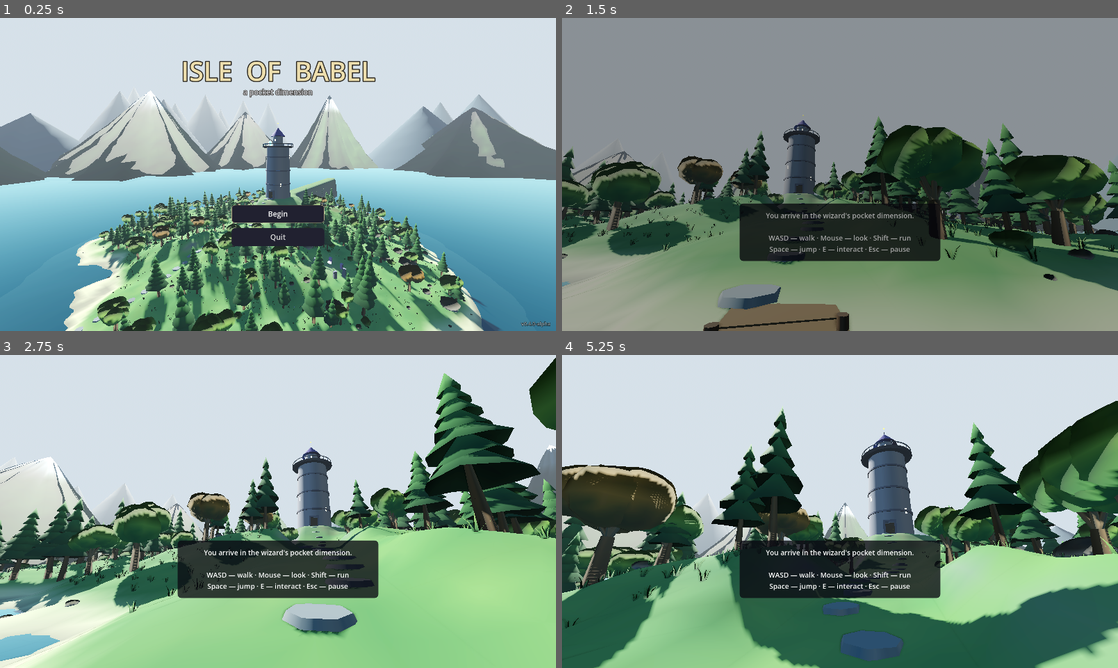
Above: before the commit, frames 1-4 (two rows, left to right).
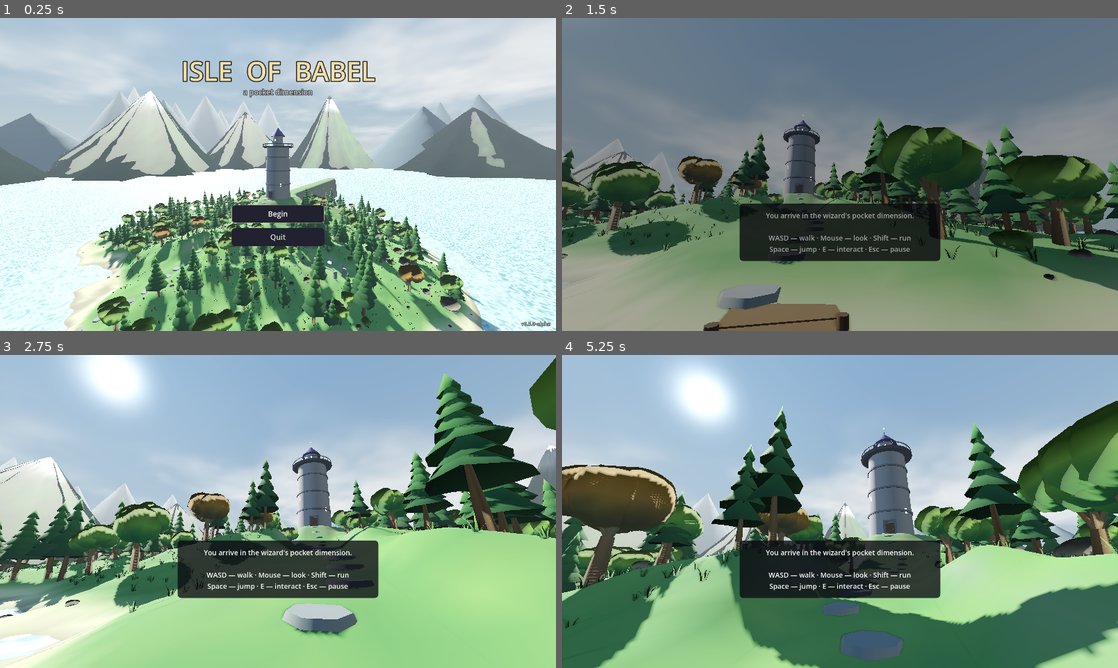
Above: after the commit, the same moments.

Repository: acaylor/isle-of-babel
Game: Godot game, scene res://scenes/island.tscn
The game is run twice, just before and just after one commit, with the same random seed, the same clock (stepped at 60 frames per second) and the same inputs.
Inputs (mouse positions are in pixels of both pictures, inside the frame that each line leads up to):
- Up to frame 1 (0.25 s): no input
- Up to frame 2 (1.5 s): click "Begin" at 0.5 s; move the mouse to (867, 174) at 1.27 s; hold W (move_forward) from 1.28 s (still down); hold F (flip) from 1.28 s (still down)
- Up to frame 3 (2.75 s): keep holding W (move_forward); tap Space (jump) at 1.52, 1.82, 2.27, 2.57 s; move the mouse to (250, 511) at 2.02 s; release F (flip) at 2.03 s; tap E (interact) at 2.1 s
- Up to frame 4 (5.25 s): keep holding W (move_forward); move the mouse to (851, 505) at 2.77 s; hold Shift (sprint) 2.78-3.53 s; move the mouse to (834, 517) at 3.52 s; tap Q (summon) at 3.6 s; tap Space (jump) at 3.77, 4.07, 4.52, 4.82 s; move the mouse to (878, 514) at 4.27 s; hold F (flip) 4.28-5.03 s; move the mouse to (795, 508) at 5.02 s; tap E (interact) at 5.1 s

The runs differ from the first frame. In frame 1, 36% of the frame differs, in the area x 0-100%, y 0-100%; in frame 2, 30%; in frame 3, 32%; in frame 4, 34%.

Commit message:
Visual fidelity 1+2: depth-aware water and a procedural sky
Adds docs/VISUAL_FIDELITY.md, a six-item rendering roadmap, and lands
the first two items:

Water (shaders/water.gdshader): shallow->deep color now follows real
water-column depth read from the depth texture; a noise-broken foam
band laps where water meets terrain, replacing the hard polygon shore
edge; analytic swell + ripple gradients feed the normal so sun glints
and sky reflections shimmer instead of banding.

Sky (shaders/sky.gdshader, via Forge.sky()): drifting fbm clouds with
sun-facing lit edges, a sun disc with halo, horizon haze; island and
forest keep separate palettes (heavier cover over the old forest).
Both scenes also set fog_sky_affect low - the default 1.0 was
repainting the whole sky in fog color, which is why it always
rendered as a flat pale wash.

Verified by captures (dock, voyage, forest clearing, jetty, sky) and
the full smoke suite (SMOKE OK). Starts 0.5.0-alpha.

Co-Authored-By: Claude Fable 5 <noreply@anthropic.com>
Claude-Session: https://claude.ai/code/session_015F88J5raUWELhWR8UkyXCZ

Diff:
--- a/autoload/game.gd
+++ b/autoload/game.gd
@@ -3,7 +3,7 @@
 ## the spawn point the next scene should place the player at, and the
 ## pause menu.
 
-const VERSION := "0.4.0-alpha"
+const VERSION := "0.5.0-alpha"
 const FADE_OUT := 0.45
 const FADE_IN := 0.7
 
--- a/scenes/forest.gd
+++ b/scenes/forest.gd
@@ -318,20 +318,16 @@
 
 func _build_environment() -> void:
 	var env := Environment.new()
-	var sky_mat := ProceduralSkyMaterial.new()
-	sky_mat.sky_top_color = Color(0.22, 0.39, 0.58)
-	sky_mat.sky_horizon_color = Color(0.72, 0.75, 0.68)
-	sky_mat.ground_bottom_color = Color(0.10, 0.14, 0.14)
-	sky_mat.ground_horizon_color = Color(0.62, 0.66, 0.60)
-	var sky := Sky.new()
-	sky.sky_material = sky_mat
 	env.background_mode = Environment.BG_SKY
-	env.sky = sky
+	# Heavier cover than the island: the old forest sits under a brooding sky.
+	env.sky = Forge.sky(Color(0.22, 0.39, 0.58), Color(0.72, 0.75, 0.68), Color(0.10, 0.14, 0.14), Color(0.62, 0.66, 0.60), 0.58)
 	env.tonemap_mode = Environment.TONE_MAPPER_FILMIC
 	env.glow_enabled = true
 	env.fog_enabled = true
 	env.fog_light_color = Color(0.68, 0.75, 0.74)
 	env.fog_density = 0.0005
+	# See island.gd: full sky_affect would erase the sky shader's work.
+	env.fog_sky_affect = 0.25
 	env.ssao_enabled = true
 	var we := WorldEnvironment.new()
 	we.environment = env
--- a/scenes/island.gd
+++ b/scenes/island.gd
@@ -174,20 +174,16 @@
 
 func _build_environment() -> void:
 	var env := Environment.new()
-	var sky_mat := ProceduralSkyMaterial.new()
-	sky_mat.sky_top_color = Color(0.23, 0.41, 0.62)
-	sky_mat.sky_horizon_color = Color(0.74, 0.76, 0.70)
-	sky_mat.ground_bottom_color = Color(0.12, 0.16, 0.18)
-	sky_mat.ground_horizon_color = Color(0.66, 0.69, 0.64)
-	var sky := Sky.new()
-	sky.sky_material = sky_mat
 	env.background_mode = Environment.BG_SKY
-	env.sky = sky
+	env.sky = Forge.sky(Color(0.23, 0.41, 0.62), Color(0.74, 0.76, 0.70), Color(0.12, 0.16, 0.18), Color(0.66, 0.69, 0.64), 0.45)
 	env.tonemap_mode = Environment.TONE_MAPPER_FILMIC
 	env.glow_enabled = true
 	env.fog_enabled = true
 	env.fog_light_color = Color(0.72, 0.78, 0.83)
 	env.fog_density = 0.0004
+	# Default 1.0 repaints the whole sky in fog color, erasing the gradient
+	# and clouds; keep just enough for horizon haze.
+	env.fog_sky_affect = 0.2
 	env.ssao_enabled = true
 	var we := WorldEnvironment.new()
 	we.environment = env
--- a/scripts/forge.gd
+++ b/scripts/forge.gd
@@ -81,6 +81,20 @@
 	body.position = pos
 	return body
 
+## A Sky driven by the procedural sky shader — drifting fbm clouds, a sun
+## disc with halo, horizon haze — colored per scene.
+static func sky(top: Color, horizon: Color, ground_bottom: Color, ground_horizon: Color, coverage := 0.45) -> Sky:
+	var m := ShaderMaterial.new()
+	m.shader = load("res://shaders/sky.gdshader")
+	m.set_shader_parameter("top_color", top)
+	m.set_shader_parameter("horizon_color", horizon)
+	m.set_shader_parameter("ground_bottom_color", ground_bottom)
+	m.set_shader_parameter("ground_horizon_color", ground_horizon)
+	m.set_shader_parameter("cloud_coverage", coverage)
+	var s := Sky.new()
+	s.sky_material = m
+	return s
+
 static func omni(parent: Node, color: Color, energy: float, light_range: float, pos: Vector3) -> OmniLight3D:
 	var l := OmniLight3D.new()
 	l.light_color = color
--- /dev/null
+++ b/shaders/sky.gdshader
@@ -0,0 +1,71 @@
+shader_type sky;
+
+uniform vec3 top_color: source_color = vec3(0.23, 0.41, 0.62);
+uniform vec3 horizon_color: source_color = vec3(0.74, 0.76, 0.70);
+uniform vec3 ground_bottom_color: source_color = vec3(0.12, 0.16, 0.18);
+uniform vec3 ground_horizon_color: source_color = vec3(0.66, 0.69, 0.64);
+uniform vec3 cloud_color: source_color = vec3(0.99, 0.98, 0.95);
+uniform vec3 cloud_shadow_color: source_color = vec3(0.62, 0.67, 0.72);
+uniform float cloud_coverage: hint_range(0.0, 1.0) = 0.45;
+uniform float cloud_drift = 0.006;
+
+float hash(vec2 p) {
+	return fract(sin(dot(p, vec2(127.1, 311.7))) * 43758.5453);
+}
+
+float vnoise(vec2 p) {
+	vec2 i = floor(p);
+	vec2 f = fract(p);
+	vec2 u = f * f * (3.0 - 2.0 * f);
+	return mix(
+		mix(hash(i), hash(i + vec2(1, 0)), u.x),
+		mix(hash(i + vec2(0, 1)), hash(i + vec2(1, 1)), u.x), u.y);
+}
+
+float fbm(vec2 p) {
+	float v = 0.0;
+	float a = 0.5;
+	for (int i = 0; i < 5; i++) {
+		v += vnoise(p) * a;
+		p = p * 2.13 + vec2(31.7, -17.3);
+		a *= 0.5;
+	}
+	return v;
+}
+
+void sky() {
+	vec3 dir = EYEDIR;
+	vec3 col;
+	if (dir.y < 0.0) {
+		col = mix(ground_horizon_color, ground_bottom_color, clamp(-dir.y * 2.5, 0.0, 1.0));
+	} else {
+		col = mix(horizon_color, top_color, pow(clamp(dir.y, 0.0, 1.0), 0.42));
+
+		if (LIGHT0_ENABLED) {
+			float sun_amount = clamp(dot(dir, LIGHT0_DIRECTION), 0.0, 1.0);
+			// Disc, tight halo, and a broad warm haze around the sun.
+			col = mix(col, LIGHT0_COLOR * LIGHT0_ENERGY * 40.0,
+					smoothstep(0.99965, 0.99985, sun_amount));
+			col += LIGHT0_COLOR * pow(sun_amount, 300.0) * 0.9;
+			col += LIGHT0_COLOR * pow(sun_amount, 6.0) * 0.10;
+		}
+
+		// Clouds live on a flat plane overhead; dividing by dir.y projects
+		// the view ray onto it (the +0.12 tames the stretch at the horizon).
+		vec2 uv = dir.xz / (dir.y + 0.12) * 0.32 + TIME * cloud_drift * vec2(1.0, 0.35);
+		// fbm of value noise centers near 0.48 with a narrow spread, so the
+		// threshold band sits inside that range or clouds vanish entirely.
+		float density = fbm(uv * 1.5);
+		float base = 0.62 - cloud_coverage * 0.4;
+		float cloud = smoothstep(base, base + 0.24, density);
+		// Sample density displaced toward the sun: thinner ahead means a
+		// lit edge, thicker means self-shadowed body.
+		float toward_sun = fbm(uv * 1.5 + LIGHT0_DIRECTION.xz * 0.18);
+		float lit = clamp(0.5 + (density - toward_sun) * 3.0, 0.0, 1.0);
+		vec3 c_col = mix(cloud_shadow_color, cloud_color, lit);
+		// Fade clouds into the haze at the horizon.
+		cloud *= smoothstep(0.0, 0.12, dir.y);
+		col = mix(col, c_col, cloud * 0.92);
+	}
+	COLOR = col;
+}
--- a/shaders/water.gdshader
+++ b/shaders/water.gdshader
@@ -2,20 +2,99 @@
 render_mode cull_disabled;
 
 uniform vec3 deep_color: source_color = vec3(0.03, 0.14, 0.18);
-uniform vec3 shallow_color: source_color = vec3(0.12, 0.38, 0.42);
+uniform vec3 shallow_color: source_color = vec3(0.13, 0.40, 0.44);
+uniform vec3 foam_color: source_color = vec3(0.82, 0.90, 0.88);
+// World-space depth over which shallow color fades to deep.
+uniform float depth_fade: hint_range(0.5, 30.0) = 7.0;
+uniform float foam_width: hint_range(0.05, 3.0) = 0.45;
+uniform sampler2D depth_texture: hint_depth_texture, filter_linear, repeat_disable;
+
+varying vec3 world_pos;
+
+// Broad swell displacing the mesh; its analytic gradient feeds the normal
+// so lighting follows the waves (vertex displacement alone leaves normals
+// pointing straight up).
+float swell(vec2 p) {
+	return sin(p.x * 0.12 + TIME * 0.8) * 0.16
+			+ cos(p.y * 0.10 + TIME * 0.6) * 0.16
+			+ sin((p.x + p.y) * 0.05 + TIME * 0.4) * 0.22;
+}
+
+vec2 swell_grad(vec2 p) {
+	vec2 g = vec2(0.0);
+	g.x += 0.12 * cos(p.x * 0.12 + TIME * 0.8) * 0.16;
+	g.y += -0.10 * sin(p.y * 0.10 + TIME * 0.6) * 0.16;
+	g += vec2(0.05) * cos((p.x + p.y) * 0.05 + TIME * 0.4) * 0.22;
+	return g;
+}
+
+// Fine ripples evaluated per-fragment: gradient of three directional sine
+// waves. Amplitudes are height * frequency (gradient of a*sin(f*dot(p,d)))
+// kept small so glints shimmer without turning the lake choppy.
+vec2 ripple_grad(vec2 p) {
+	const vec2 d1 = vec2(0.94374, 0.33062);
+	const vec2 d2 = vec2(-0.51450, 0.85749);
+	const vec2 d3 = vec2(0.19612, -0.98058);
+	vec2 g = vec2(0.0);
+	g += d1 * cos(dot(p, d1) * 0.9 + TIME * 1.5) * 0.050;
+	g += d2 * cos(dot(p, d2) * 1.7 + TIME * 2.1) * 0.055;
+	g += d3 * cos(dot(p, d3) * 3.1 + TIME * 2.6) * 0.045;
+	return g;
+}
+
+float hash(vec2 p) {
+	return fract(sin(dot(p, vec2(127.1, 311.7))) * 43758.5453);
+}
+
+float vnoise(vec2 p) {
+	vec2 i = floor(p);
+	vec2 f = fract(p);
+	vec2 u = f * f * (3.0 - 2.0 * f);
+	return mix(
+		mix(hash(i), hash(i + vec2(1, 0)), u.x),
+		mix(hash(i + vec2(0, 1)), hash(i + vec2(1, 1)), u.x), u.y);
+}
 
 void vertex() {
-	float w = sin(VERTEX.x * 0.12 + TIME * 0.8) * 0.16
-			+ cos(VERTEX.z * 0.10 + TIME * 0.6) * 0.16
-			+ sin((VERTEX.x + VERTEX.z) * 0.05 + TIME * 0.4) * 0.22;
-	VERTEX.y += w;
+	world_pos = (MODEL_MATRIX * vec4(VERTEX, 1.0)).xyz;
+	VERTEX.y += swell(world_pos.xz);
 }
 
 void fragment() {
-	float fresnel = pow(1.0 - clamp(dot(NORMAL, VIEW), 0.0, 1.0), 3.0);
-	ALBEDO = mix(deep_color, shallow_color, fresnel * 0.9);
-	ROUGHNESS = 0.06;
+	// Reconstruct the opaque scene's depth under this fragment (Forward+
+	// NDC), then how much water lies between the surface and it.
+	float depth_raw = texture(depth_texture, SCREEN_UV).r;
+	vec3 ndc = vec3(SCREEN_UV * 2.0 - 1.0, depth_raw);
+	vec4 scene_view = INV_PROJECTION_MATRIX * vec4(ndc, 1.0);
+	scene_view.xyz /= scene_view.w;
+	float water_depth = max(-scene_view.z - -VERTEX.z, 0.0);
+	// View-space depth stretches at grazing angles; scale by the view ray's
+	// verticality so the fade reads as true water-column depth.
+	vec3 view_world = normalize((INV_VIEW_MATRIX * vec4(VIEW, 0.0)).xyz);
+	water_depth *= max(abs(view_world.y), 0.08);
+
+	vec2 grad = swell_grad(world_pos.xz) + ripple_grad(world_pos.xz);
+	vec3 n_world = normalize(vec3(-grad.x, 1.0, -grad.y));
+	NORMAL = normalize((VIEW_MATRIX * vec4(n_world, 0.0)).xyz);
+
+	float df = clamp(water_depth / depth_fade, 0.0, 1.0);
+	vec3 col = mix(shallow_color, deep_color, df);
+	float fresnel = pow(1.0 - clamp(dot(NORMAL, VIEW), 0.0, 1.0), 4.0);
+	col = mix(col, shallow_color, fresnel * 0.35);
+
+	// Foam: a noise-broken band where the water meets terrain, with a slow
+	// lapping pulse traveling toward the shore.
+	float edge_noise = vnoise(world_pos.xz * 1.4 + vec2(TIME * 0.15, -TIME * 0.11));
+	float band = foam_width * (0.5 + 0.8 * edge_noise);
+	float shore = 1.0 - smoothstep(0.0, band, water_depth);
+	float lap = 0.6 + 0.4 * sin(water_depth * 5.0 - TIME * 1.7 + edge_noise * 4.0);
+	float foam = shore * lap;
+	col = mix(col, foam_color, foam * 0.75);
+
+	ALBEDO = col;
+	ROUGHNESS = 0.14 + foam * 0.5;
 	METALLIC = 0.0;
-	SPECULAR = 0.55;
-	ALPHA = 0.93;
+	SPECULAR = 0.45;
+	ALPHA = mix(0.72, 0.95, df);
+	ALPHA = max(ALPHA, foam * 0.95);
 }
Not shown, added: shaders/sky.gdshader.uid
Not shown, changed: CHANGELOG.md
Not shown, added: docs/VISUAL_FIDELITY.md
